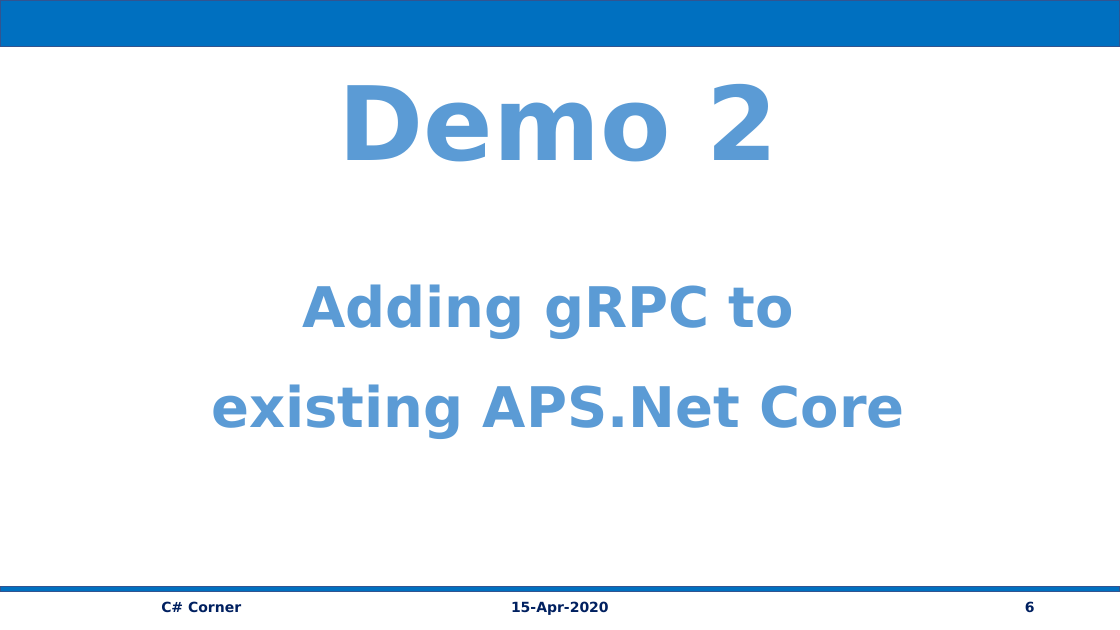
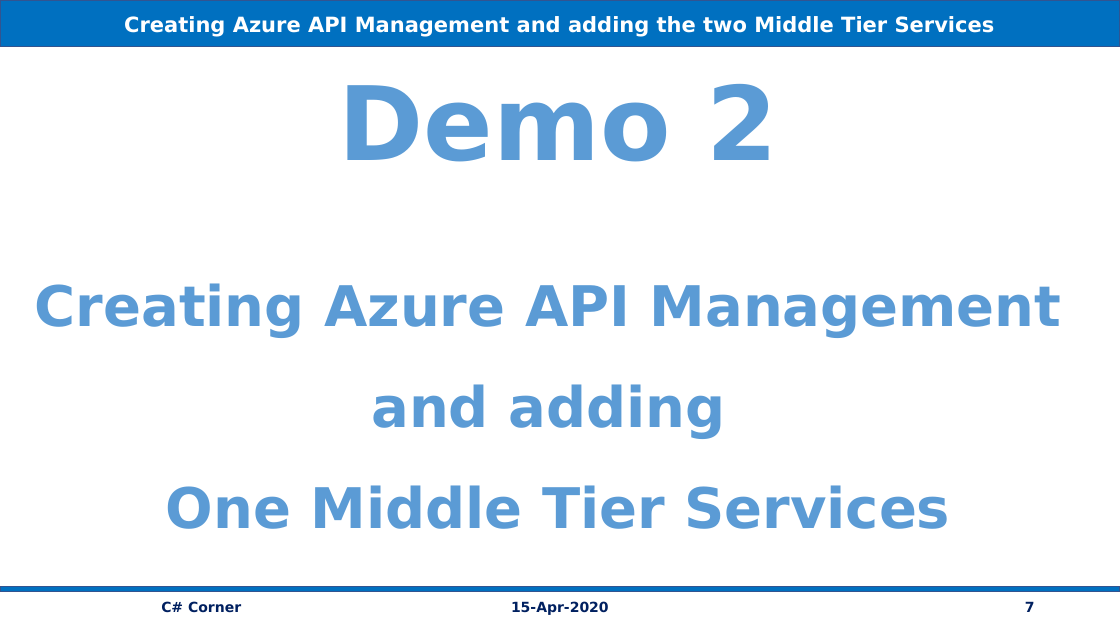
Before and after one commit to vishipayyallore/speaker_series, a slide deck: slide 7 of Azure/15Apr2020_BFF_ApiMgt/Documentation/BackEndForFrontEnd_AzureAPIMgt.pptx (slide 6 before the commit). Drawn at 1120x630 pixels with LibreOffice and Linux fonts; fonts in the diff are those of the drawing. Boxes give left, top, right and bottom in pixels: in the first picture for what was removed or moved away, otherwise in the second. Text is boxed around its words. In the diff, an @@ line names an element or a change of style, - is before the commit and + after.

```diff
--- a/Azure/15Apr2020_BFF_ApiMgt/Documentation/BackEndForFrontEnd_AzureAPIMgt.pptx
+++ b/Azure/15Apr2020_BFF_ApiMgt/Documentation/BackEndForFrontEnd_AzureAPIMgt.pptx
@@ text in rectangle at (124,16,995,37): text added @@
+Creating Azure API Management and adding the two Middle Tier Services
@@ text "Demo 2": place and size @@
-text "Demo 2" at (211,84,905,439)
+text "Demo 2" at (35,84,1062,529)
@@ text at (35,283,1062,529): text changed @@
-Adding gRPC to
-existing APS.Net Core
+Creating Azure API Management
+and adding
+One Middle Tier Services
@@ page number at (1025,601,1035,612): text changed @@
-6
+7
```
Also in this commit, not shown: 5 other slides changed, 4 slides added, 5 slides removed, 1 other file.
